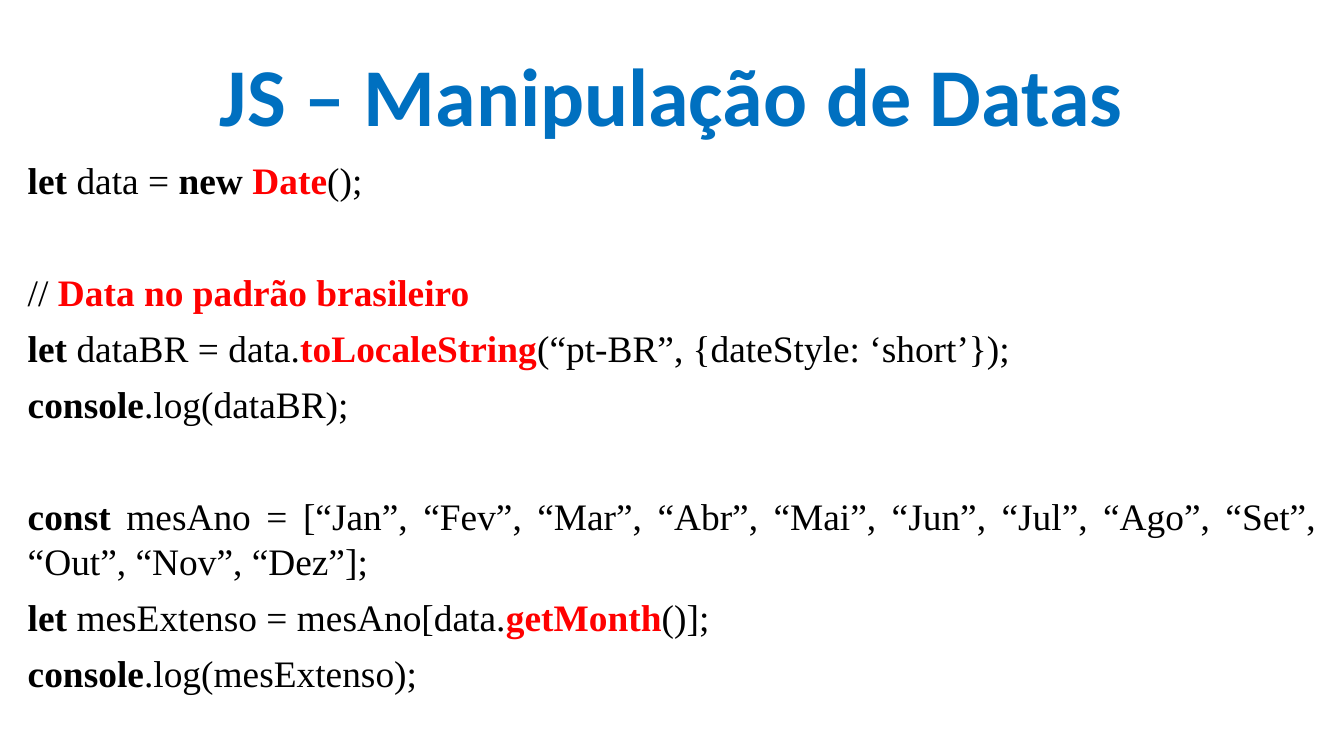
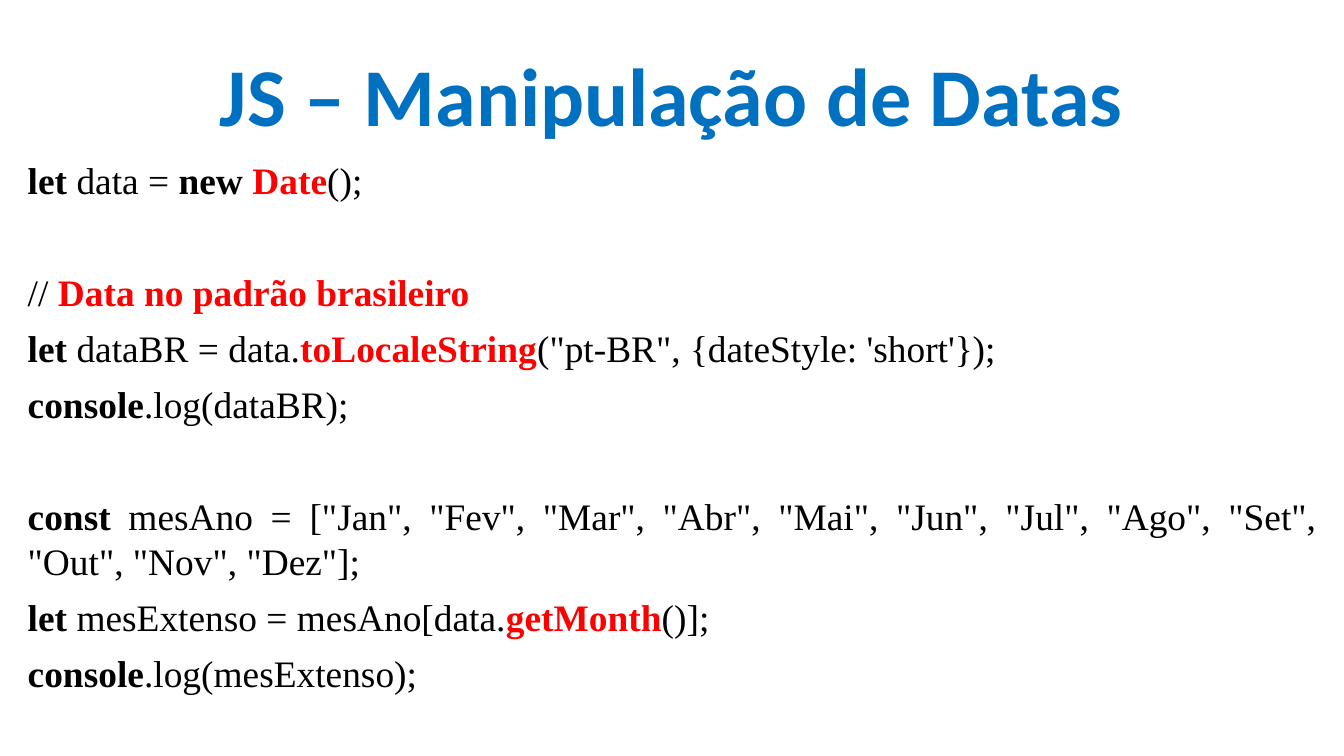
Before and after one commit to CloudEducationBrazil/WydenDesenvolvimentoWebPHP, a slide deck: slide 28 of 01 Classes/Aula 10 Desenvolvimento Web PHP - JS.pptx (slide 27 before the commit). Drawn at 1344x756 pixels with LibreOffice and Linux fonts; fonts in the diff are those of the drawing; background and template pictures are left out. Boxes give left, top, right and bottom in pixels: in the first picture for what was removed or moved away, otherwise in the second. Text is boxed around its words. In the diff, an @@ line names an element or a change of style, - is before the commit and + after.

```diff
--- a/01 Classes/Aula 10 Desenvolvimento Web PHP - JS.pptx
+++ b/01 Classes/Aula 10 Desenvolvimento Web PHP - JS.pptx
@@ text at (28, 336, 996, 370): text changed @@
-let dataBR = data.toLocaleString(“pt-BR”, {dateStyle: ‘short’});
+let dataBR = data.toLocaleString("pt-BR", {dateStyle: 'short'});
@@ text at (28, 504, 1316, 581): text changed @@
-const mesAno = [“Jan”, “Fev”, “Mar”, “Abr”, “Mai”, “Jun”, “Jul”, “Ago”, “Set”, “Out”, “Nov”, “Dez”];
+const mesAno = ["Jan", "Fev", "Mar", "Abr", "Mai", "Jun", "Jul", "Ago", "Set", "Out", "Nov", "Dez"];
```
Also in this commit, not shown: 19 other slides changed, 1 slide added, 4 other files.
